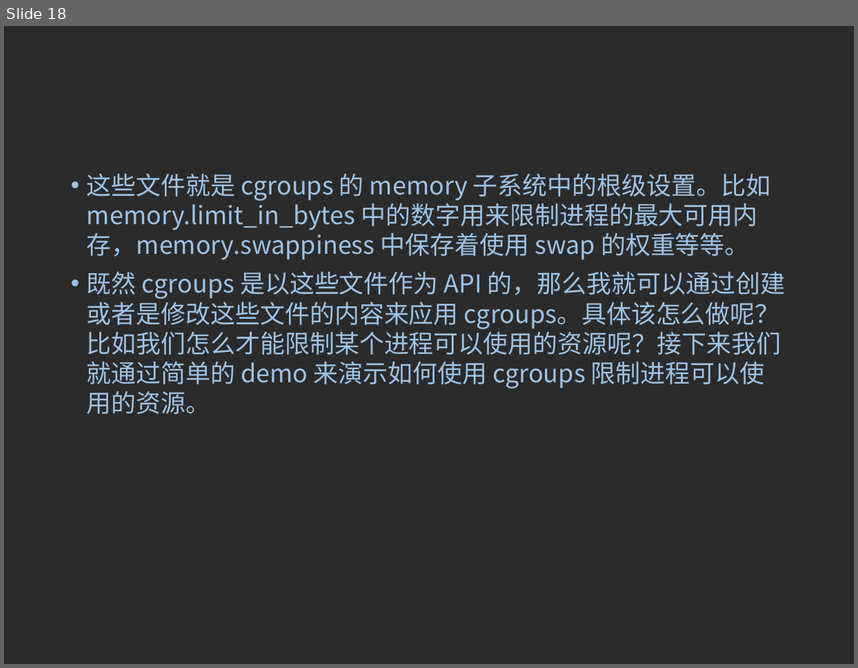
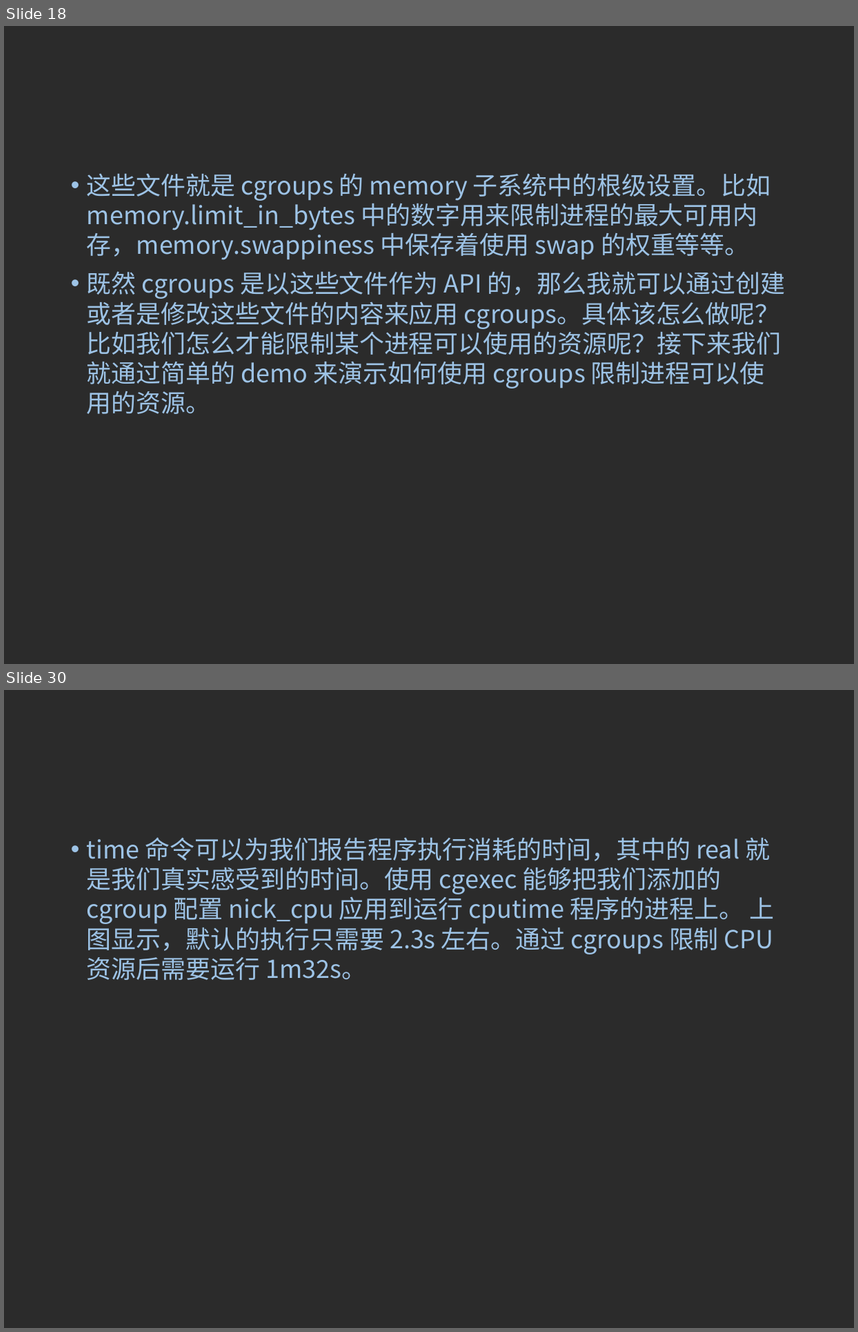
Before and after one commit to 15905100791/learning-records, a slide deck: Cgroups/CGroups简介.ppt. Shown one above the other, each under a label of ours: slide 18 before the commit, slides 18 and 30 after it; the slides between them are not shown. The pictures are 858x668 and 858x1332 pixels, drawn with LibreOffice and Linux fonts; fonts in the diff are those of the drawing; background and template pictures are left out; a plain dark background stands for a picture behind light text. Boxes give left, top, right and bottom in pixels: in the first picture for what was removed or moved away, otherwise in the second. Text is boxed around its words. In the diff, an @@ line names an element or a change of style, - is before the commit and + after.

```diff
--- a/Cgroups/CGroups简介.ppt
+++ b/Cgroups/CGroups简介.ppt
@@ slide 30 added at box(4, 690, 854, 1328), background picture (left out) @@
@@ text added at box(87, 837, 774, 980), 21 pt, text #9DC3E6 @@
+• time 命令可以为我们报告程序执行消耗的时间，其中的 real 就是我们真实感受到的时间。使用 cgexec 能够把我们添加的 cgroup 配置 nick_cpu 应用到运行 cputime 程序的进程上。 上图显示，默认的执行只需要 2.3s 左右。通过 cgroups 限制 CPU 资源后需要运行 1m32s。
```
Also in this commit, not shown: 1 slide changed, 16 other slides added, 3 slides removed, 3 other files.
